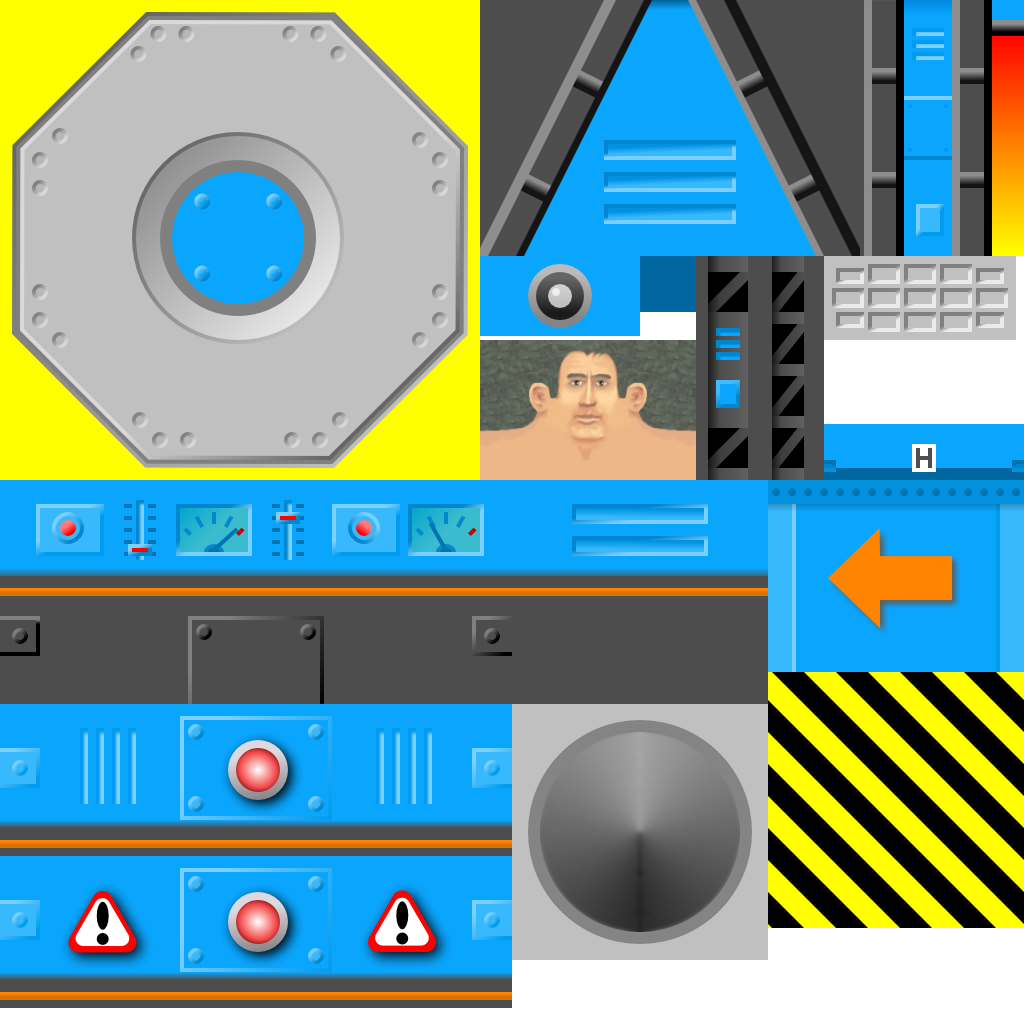
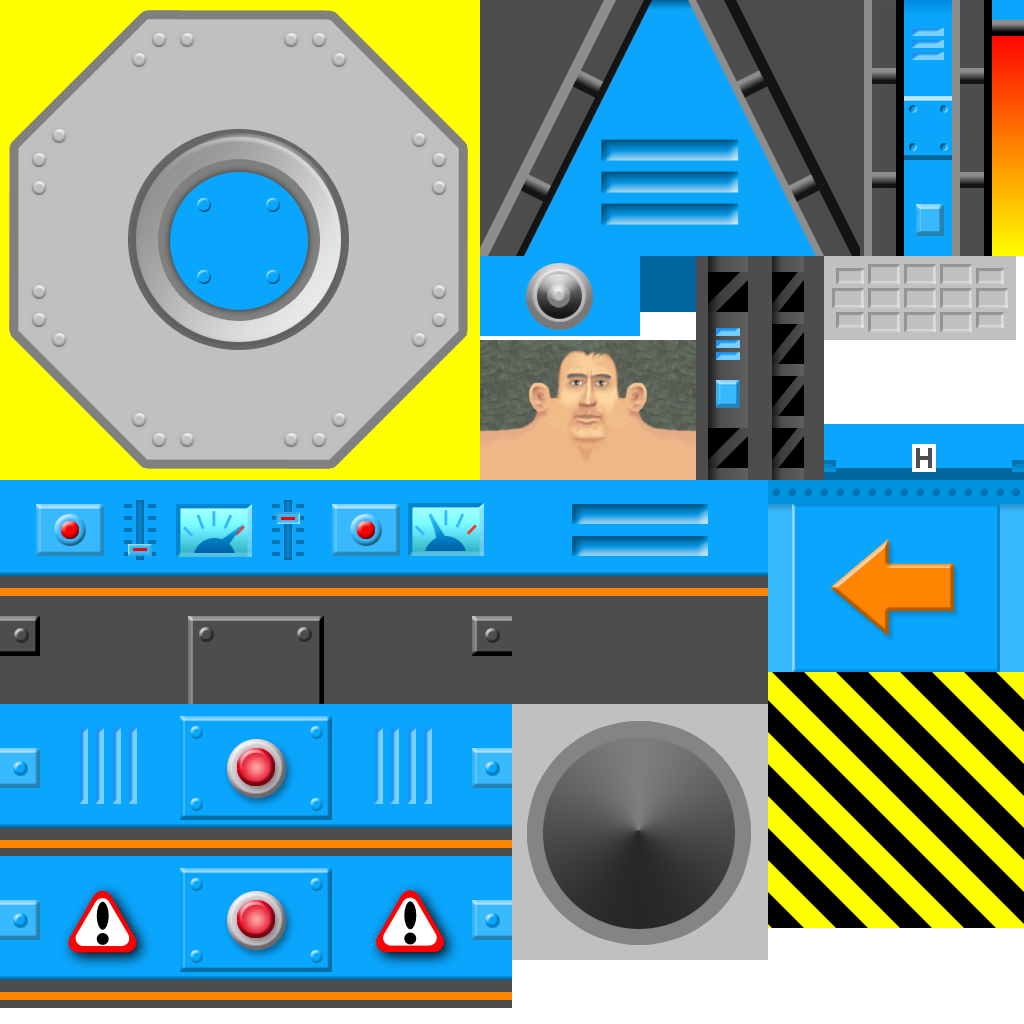
Before/after of a (1024, 1024) layered artwork. What changed in the layer stack:
removed group "12-18" (7 layers) over (0, 500, 1000, 1000)
moved "17" out of group "12-18", painted on it over (527, 720, 752, 945)
moved "16" out of group "12-18", painted on it over (0, 868, 512, 1000)
moved "15" out of group "12-18", painted on it over (0, 716, 512, 848)
moved "14" out of group "12-18", painted on it over (792, 504, 1000, 672)
moved "13" out of group "12-18", painted on it over (512, 504, 768, 596)
moved "12" out of group "12-18", painted on it over (0, 500, 512, 704)
removed group "01-11" (11 layers) over (9, 10, 1008, 469)
moved "10" out of group "01-11", painted on it over (832, 264, 1008, 332)
moved "08" out of group "01-11", painted on it over (716, 328, 740, 408)
moved "05" out of group "01-11", painted on it over (526, 263, 593, 330)
moved "03" out of group "01-11", painted on it over (904, 28, 952, 236)
moved "02" out of group "01-11", painted on it over (601, 139, 739, 225)
moved "01" out of group "01-11", painted on it over (9, 10, 468, 469)
